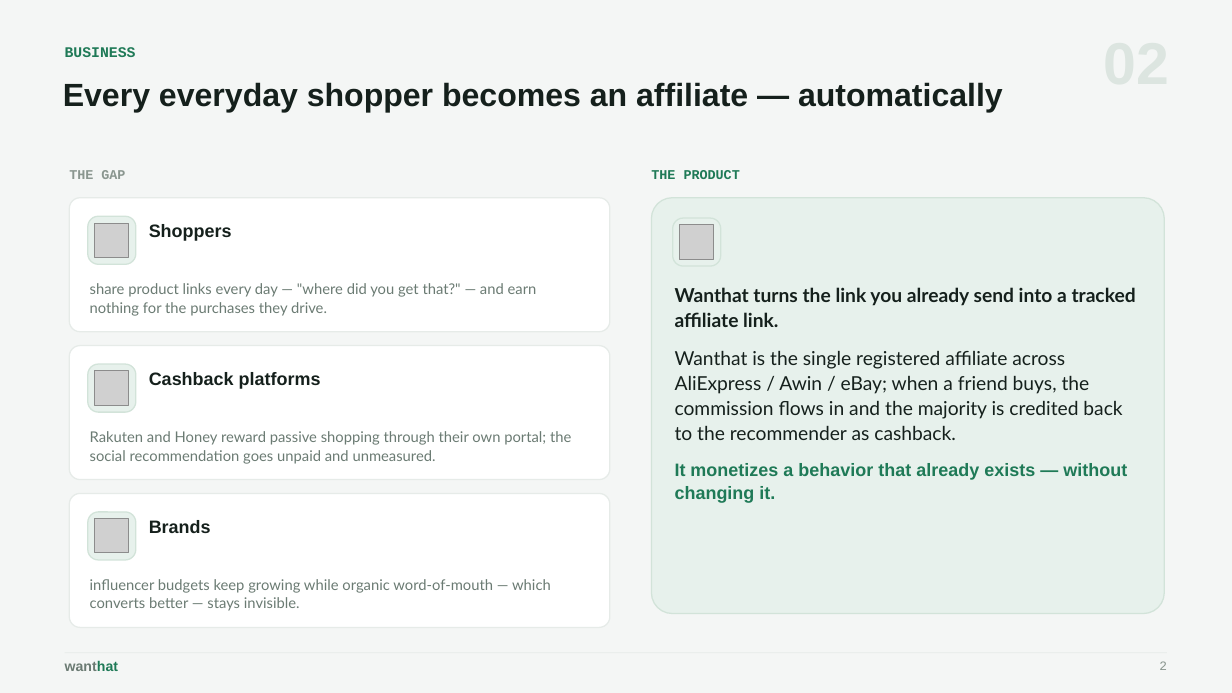
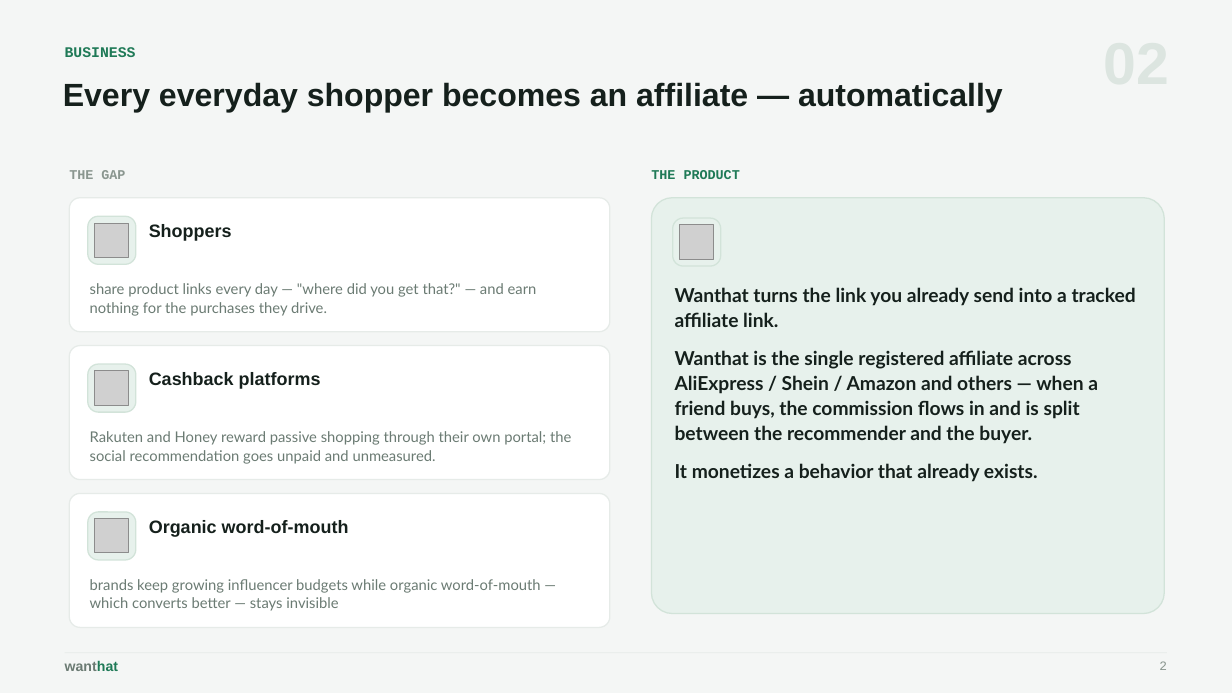
Before and after one commit to wanthat-app/monorepo, a slide deck: slide 2 of slides/wanthat-presentation.pptx. Drawn at 1232x693 pixels with LibreOffice and Linux fonts; fonts in the diff are those of the drawing; grey boxes stand for pictures. Boxes give left, top, right and bottom in pixels: in the first picture for what was removed or moved away, otherwise in the second. Text is boxed around its words. In the diff, an @@ line names an element or a change of style, - is before the commit and + after.

```diff
--- a/slides/wanthat-presentation.pptx
+++ b/slides/wanthat-presentation.pptx
@@ text at (x1=675, y1=350, x2=1098, y2=482): text changed; bold on @@
-Wanthat is the single registered affiliate across AliExpress / Awin / eBay; when a friend buys, the commission flows in and the majority is credited back to the recommender as cashback.
-It monetizes a behavior that already exists — without changing it.
+Wanthat is the single registered affiliate across AliExpress / Shein / Amazon and others — when a friend buys, the commission flows in and is split between the recommender and the buyer.
+It monetizes a behavior that already exists.
@@ text at (x1=149, y1=520, x2=349, y2=537): text changed @@
-Brands
+Organic word-of-mouth
@@ text at (x1=90, y1=579, x2=541, y2=611): text changed @@
-influencer budgets keep growing while organic word-of-mouth — which converts better — stays invisible.
+brands keep growing influencer budgets while organic word-of-mouth — which converts better — stays invisible
```
Also in this commit, not shown: 20 other slides changed, 14 slides added, 2 other files.
